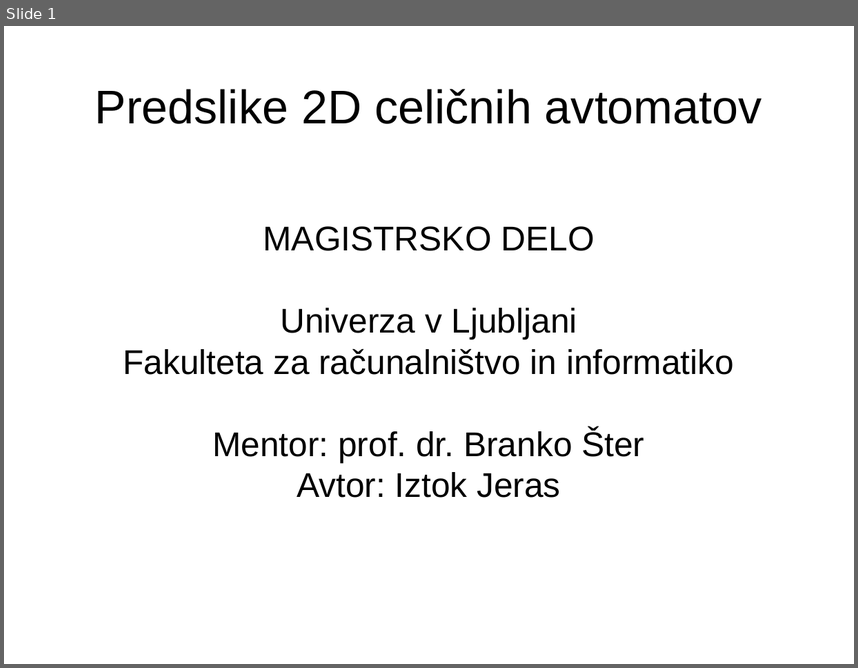
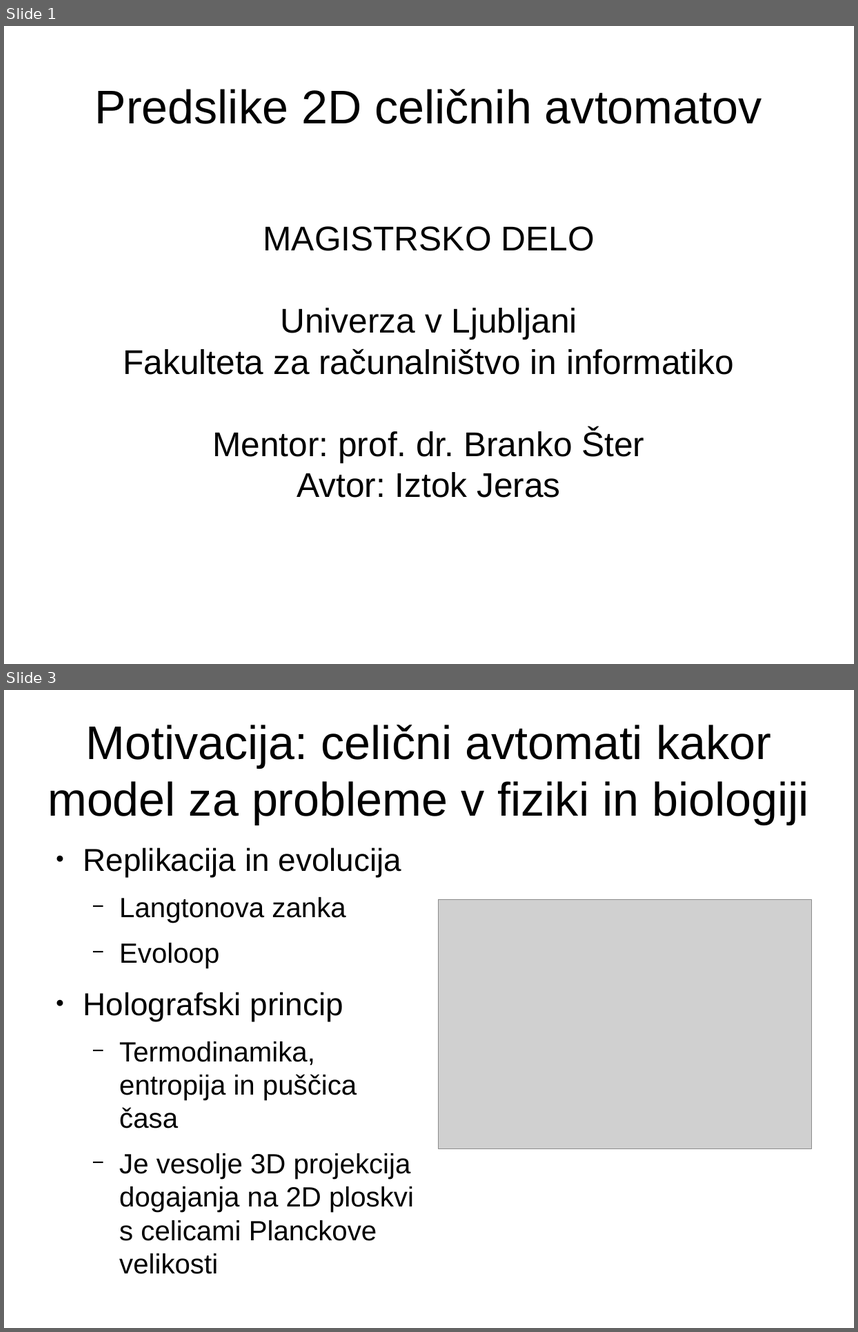
Before and after one commit to jeras/fri-latex-templates, a slide deck: predstavitev/predstavitev.odp. Shown one above the other, each under a label of ours: slide 1 before the commit, slides 1 and 3 after it; the slides between them are not shown. The pictures are 858x668 and 858x1332 pixels, drawn with LibreOffice and Linux fonts; fonts in the diff are those of the drawing; grey boxes stand for pictures. Boxes give left, top, right and bottom in pixels: in the first picture for what was removed or moved away, otherwise in the second. Text is boxed around its words. In the diff, an @@ line names an element or a change of style, - is before the commit and + after.

```diff
--- a/predstavitev/predstavitev.odp
+++ b/predstavitev/predstavitev.odp
@@ slide 3 added at (4,690,854,1328), background #FFFFFF @@
@@ title added at (47,724,809,824), 44 pt, text #000000 @@
+Motivacija: celični avtomati kakor model za probleme v fiziki in biologiji
@@ text added at (83,847,414,1274), 25.9 pt, text #000000 @@
+● Replikacija in evolucija
+  − Langtonova zanka
+  − Evoloop
+● Holografski princip
+  − Termodinamika, entropija in puščica časa
+  − Je vesolje 3D projekcija dogajanja na 2D ploskvi s celicami Planckove velikosti
@@ picture added at (438,900,812,1149) @@
```
Also in this commit, not shown: 1 other slide added, 2 slides removed, 2 other files.
